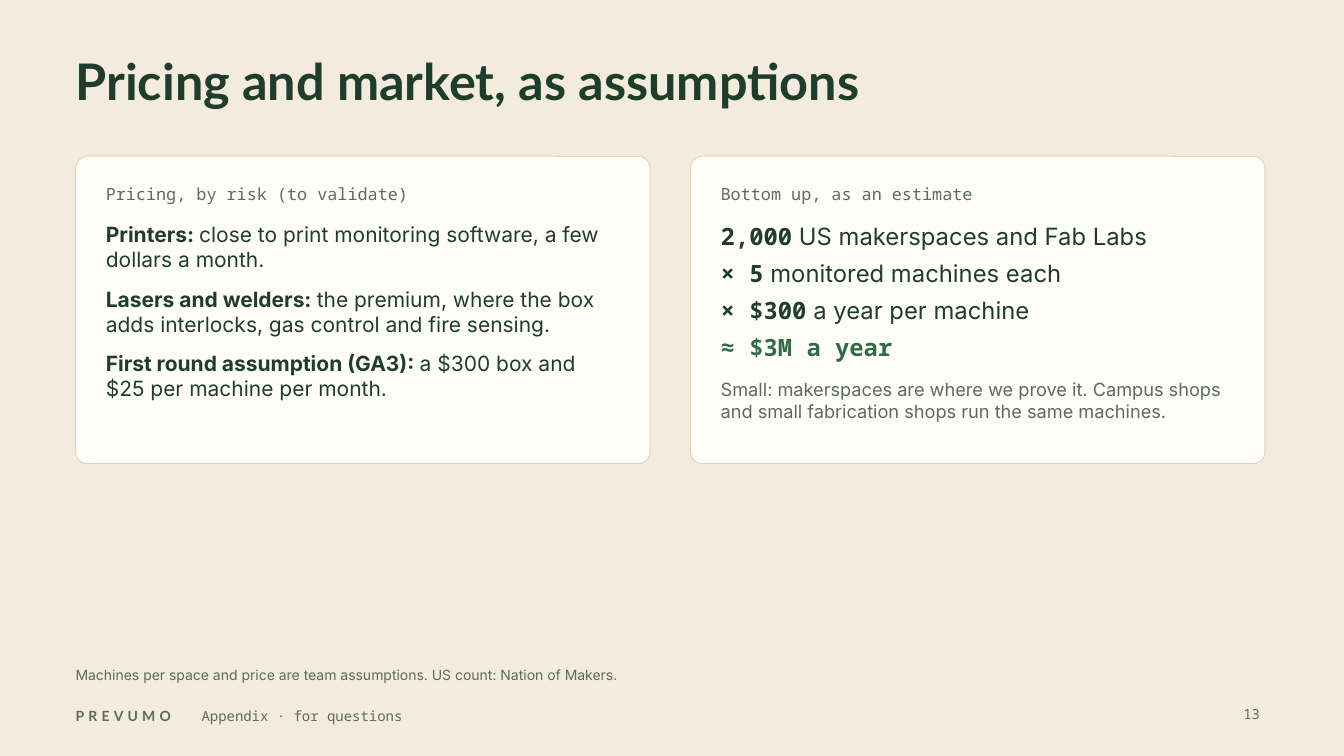
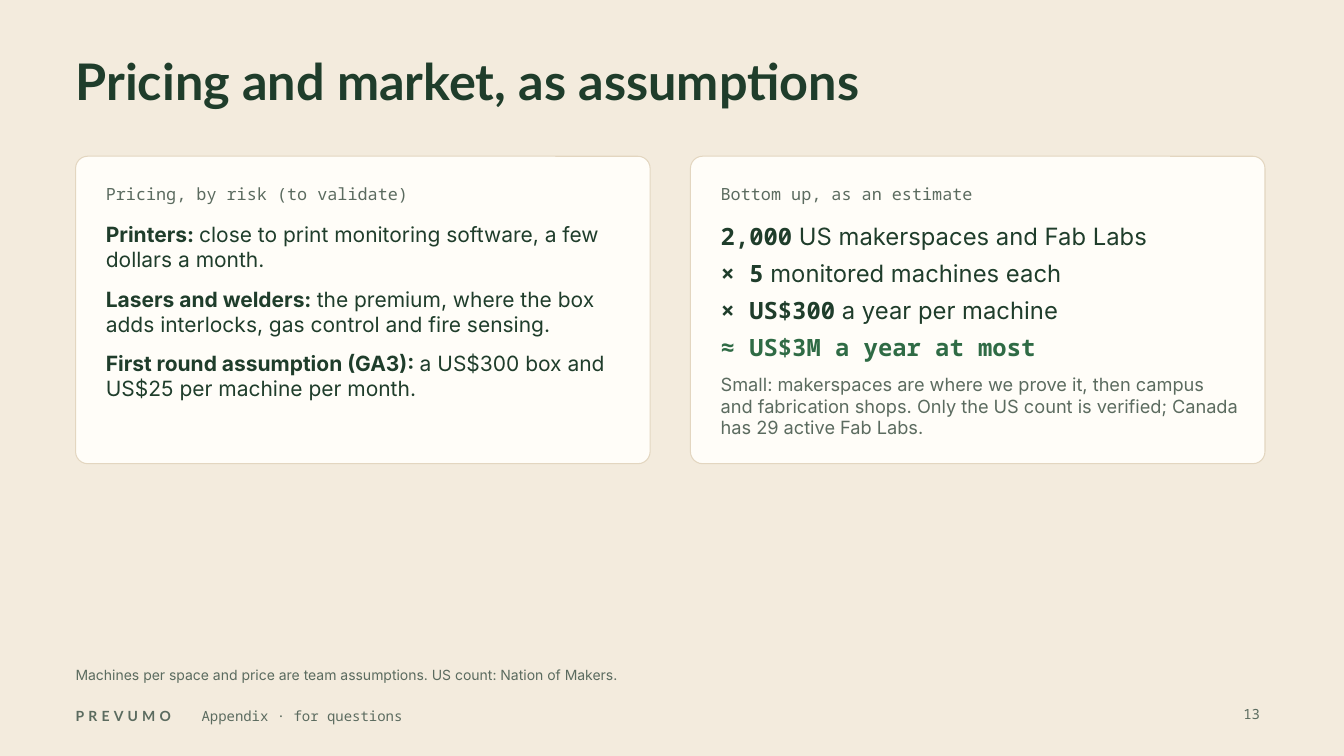
Before and after one commit to WAHB22/wahbs-world, a slide deck: slide 13 of prevumo/deliverables/final/PREVUMO-final.pptx. Drawn at 1344x756 pixels with LibreOffice and Linux fonts; fonts in the diff are those of the drawing. Boxes give left, top, right and bottom in pixels: in the first picture for what was removed or moved away, otherwise in the second. Text is boxed around its words. In the diff, an @@ line names an element or a change of style, - is before the commit and + after.

```diff
--- a/prevumo/deliverables/final/PREVUMO-final.pptx
+++ b/prevumo/deliverables/final/PREVUMO-final.pptx
@@ text at [749, 301, 1058, 362]: text changed; font Inter to Noto Sans Mono; bold on @@
-× $300 a year per machine
-≈ $3M a year
+× US$300 a year per machine
+≈ US$3M a year at most
@@ text at [106, 353, 605, 401]: text changed @@
-First round assumption (GA3): a $300 box and $25 per machine per month.
+First round assumption (GA3): a US$300 box and US$25 per machine per month.
@@ text at [721, 377, 1238, 434]: text changed @@
-Small: makerspaces are where we prove it. Campus shops and small fabrication shops run the same machines.
+Small: makerspaces are where we prove it, then campus and fabrication shops. Only the US count is verified; Canada has 29 active Fab Labs.
```
Also in this commit, not shown: 9 other slides changed, 11 other files.
